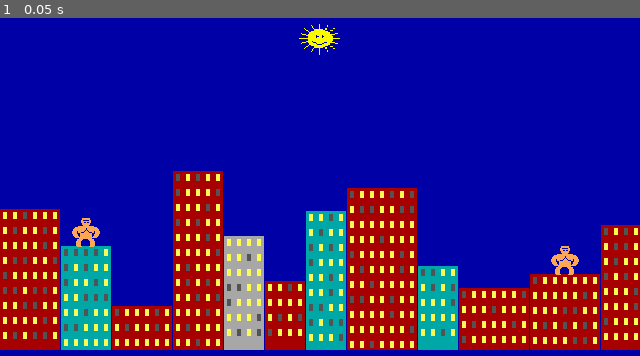
Above: before the commit, frame 1.
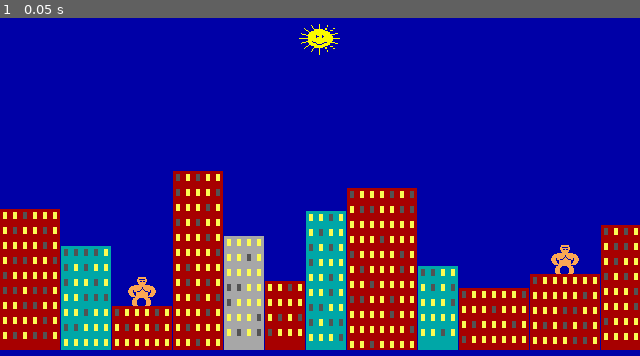
Above: after the commit, the same moment.

Repository: lluccia/gorillas
Game: Godot game, scene res://Game.tscn
Same seed, same stepped clock (60 frames per second), same inputs: the game is played once before the commit and once after it.
Inputs:
- Up to frame 1 (0.05 s): no input

The runs differ from the first frame. In frame 1, 0.4% of the frame differs, in the area x 11-91%, y 59-86%.

Commit message:
includes banana animation asset

Diff:
--- a/Game.gd
+++ b/Game.gd
@@ -17,4 +17,4 @@
 func _place_gorilla(gorilla, building):
 	var gorilla_height = gorilla.texture.get_size().x
 	gorilla.position = Vector2(building.get_position().x + building.get_size().x / 2,
-							   building.get_position().y - gorilla_height / 2)
+							   building.get_position().y - gorilla_height / 2 - 1)
--- a/Game.tscn
+++ b/Game.tscn
@@ -1,11 +1,39 @@
-[gd_scene load_steps=5 format=2]
+[gd_scene load_steps=12 format=2]
 
 [ext_resource path="res://assets/gorilla_arms_down.png" type="Texture" id=1]
 [ext_resource path="res://Game.gd" type="Script" id=2]
 [ext_resource path="res://assets/sun.png" type="Texture" id=3]
 [ext_resource path="res://Cityscape.gd" type="Script" id=4]
+[ext_resource path="res://assets/banana.png" type="Texture" id=5]
 
-[node name="Node2D" type="Node2D"]
+[sub_resource type="AtlasTexture" id=1]
+atlas = ExtResource( 5 )
+region = Rect2( 0, 0, 10, 7 )
+
+[sub_resource type="AtlasTexture" id=2]
+atlas = ExtResource( 5 )
+region = Rect2( 10, 0, 10, 7 )
+
+[sub_resource type="AtlasTexture" id=3]
+atlas = ExtResource( 5 )
+region = Rect2( 20, 0, 10, 7 )
+
+[sub_resource type="AtlasTexture" id=4]
+atlas = ExtResource( 5 )
+region = Rect2( 30, 0, 10, 7 )
+
+[sub_resource type="SpriteFrames" id=5]
+animations = [ {
+"frames": [ SubResource( 1 ), SubResource( 2 ), SubResource( 3 ), SubResource( 4 ) ],
+"loop": true,
+"name": "default",
+"speed": 5.0
+} ]
+
+[sub_resource type="RectangleShape2D" id=6]
+extents = Vector2( 4.5, 4 )
+
+[node name="Game" type="Node2D"]
 script = ExtResource( 2 )
 
 [node name="Cityscape" type="Node2D" parent="."]
@@ -22,3 +50,15 @@
 [node name="left_gorilla" type="Sprite" parent="."]
 position = Vector2( 80, 200 )
 texture = ExtResource( 1 )
+
+[node name="Banana" type="KinematicBody2D" parent="."]
+visible = false
+
+[node name="banana" type="AnimatedSprite" parent="Banana"]
+frames = SubResource( 5 )
+frame = 2
+playing = true
+
+[node name="CollisionShape2D" type="CollisionShape2D" parent="Banana"]
+position = Vector2( -0.5, 0.5 )
+shape = SubResource( 6 )
Binary file added: assets/banana.png
Not shown, added: assets/banana.png.import
Not shown, changed: README.md
